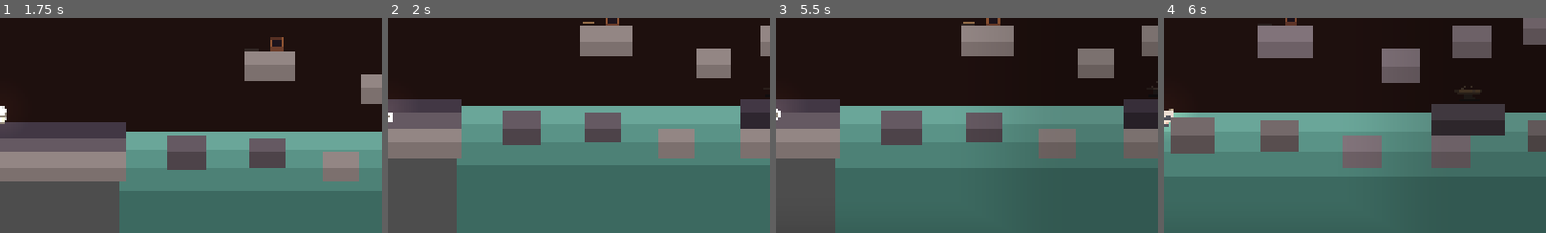
Above: before the commit, frames 1-4 (left to right).
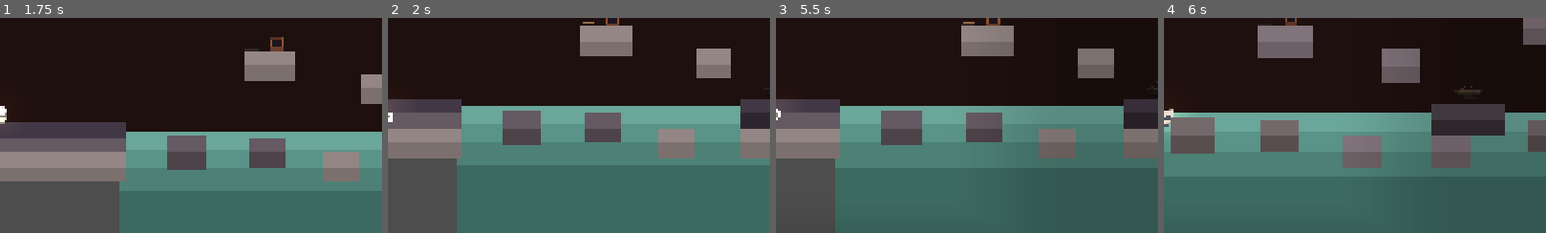
Above: after the commit, the same moments.

Repository: EkaterinaZakharova-13/purgatory-game
Game: Godot game, scene res://Scenes/Levels/main.tscn
Same seed, same stepped clock (60 frames per second), same inputs: the game is played once before the commit and once after it. The engine's default icon, where the game draws it, is replaced by a stand-in: a white triangle on a blue panel in a dark square.
Inputs:
- Up to frame 1 (1.75 s): hold D (right) from 0.53 s (still down); tap S (closer) at 0.6 s; tap Space (jump) at 0.77, 1.52 s; tap Shift (dash) at 1.35 s
- Up to frame 2 (2 s): keep holding D (right)
- Up to frame 3 (5.5 s): release D (right) at 2.03 s; hold A (left) 2.03-4.28 s; tap W (further) at 2.1 s; tap F (orb_platform) at 2.85 s; tap Space (jump) at 3.02, 3.77, 4.52 s; tap R (orb_toggle) at 3.6 s; hold D (right) from 4.28 s (still down); tap S (closer) at 4.35 s; tap Shift (dash) at 5.1 s
- Up to frame 4 (6 s): keep holding D (right); tap W (further) at 5.85 s
The pictures show only the part of the screen within x 50-100%, y 31-81%; the shares and areas given below are measured in that part.

Frame 1 is identical in both runs. In frame 2, 0.4% of the frame differs, in the area x 97-100%, y 3-18%; in frame 3, 0.6%; in frame 4, 1.5%, in the area x 75-86%, y 3-19%.

Commit message:
Toggle Ground7 with OrbCrate3 pressure plate

Diff:
--- a/Scenes/Levels/main.tscn
+++ b/Scenes/Levels/main.tscn
@@ -225,7 +225,7 @@
 position = Vector2(1826.9999, 483.99997)
 scale = Vector2(0.58, 0.58)
 ground_parent_path = NodePath("../../Layer1")
-ground_position = Vector2(1563, 388)
+ground_position = Vector2(1463, 388)
 
 [node name="Ground6SupportPlatform" type="StaticBody2D" parent="LayerManager/Layer3" unique_id=1091602071 groups=["LayerDownLocked"]]
 position = Vector2(1655, 329)
@@ -234,12 +234,13 @@
 position = Vector2(38.999977, 72)
 shape = SubResource("SupportShapeSmall")
 
-[node name="Ground7SupportPlatform" type="StaticBody2D" parent="LayerManager/Layer3" unique_id=2081726196 groups=["LayerDownLocked"]]
+[node name="Ground7SupportPlatform" type="StaticBody2D" parent="LayerManager/Layer3" unique_id=2081726196 groups=["LayerDownLocked", "Ground7ToggleSupport"]]
 position = Vector2(1795, 302)
 
 [node name="CollisionShape2D" type="CollisionShape2D" parent="LayerManager/Layer3/Ground7SupportPlatform" unique_id=743918577]
 position = Vector2(37.999977, 48)
 shape = SubResource("SupportShapeSmall")
+disabled = true
 
 [node name="Ground10LeftSupportPlatform" type="StaticBody2D" parent="LayerManager/Layer3" unique_id=2134492365 groups=["LayerDownLocked"]]
 position = Vector2(1409.2, 302)
@@ -270,7 +271,7 @@
 shape = SubResource("Ground9SupportShape")
 
 [node name="Ground10SupportPlatform" type="StaticBody2D" parent="LayerManager/Layer3" unique_id=1912363485 groups=["Ground10Support", "LayerDownLocked"]]
-position = Vector2(1563, 329)
+position = Vector2(1463, 329)
 
 [node name="CollisionShape2D" type="CollisionShape2D" parent="LayerManager/Layer3/Ground10SupportPlatform" unique_id=1913531953]
 position = Vector2(35.000023, 53)
@@ -490,12 +491,13 @@
 position = Vector2(39.999977, 47)
 shape = SubResource("SupportShapeSmall")
 
-[node name="Ground7SupportPlatform" type="StaticBody2D" parent="LayerManager/Layer2" unique_id=489268753 groups=["LayerDownLocked"]]
+[node name="Ground7SupportPlatform" type="StaticBody2D" parent="LayerManager/Layer2" unique_id=489268753 groups=["LayerDownLocked", "Ground7ToggleSupport"]]
 position = Vector2(1795, 334)
 
 [node name="CollisionShape2D" type="CollisionShape2D" parent="LayerManager/Layer2/Ground7SupportPlatform" unique_id=843349376]
 position = Vector2(37.999977, 46)
 shape = SubResource("SupportShapeSmall")
+disabled = true
 
 [node name="Ground10LeftSupportPlatform" type="StaticBody2D" parent="LayerManager/Layer2" unique_id=2134492363 groups=["LayerDownLocked"]]
 position = Vector2(1409.2, 334)
@@ -526,7 +528,7 @@
 shape = SubResource("Ground9SupportShape")
 
 [node name="Ground10SupportPlatform" type="StaticBody2D" parent="LayerManager/Layer2" unique_id=8577493 groups=["Ground10Support", "LayerDownLocked"]]
-position = Vector2(1563, 361)
+position = Vector2(1463, 361)
 collision_layer = 2
 
 [node name="CollisionShape2D" type="CollisionShape2D" parent="LayerManager/Layer2/Ground10SupportPlatform" unique_id=361985336]
@@ -688,10 +690,12 @@
 
 [node name="Ground7" type="StaticBody2D" parent="LayerManager/Layer1" unique_id=134161656 groups=["LayerDownLocked"]]
 position = Vector2(1795, 366)
+visible = false
 scale = Vector2(1.2000008, 0.5)
 metadata/_edit_group_ = true
 
 [node name="CollisionShape2D" type="CollisionShape2D" parent="LayerManager/Layer1/Ground7" unique_id=1872017181]
+disabled = true
 position = Vector2(32, -32)
 scale = Vector2(16, 2)
 shape = SubResource("RectangleShape2D_rtip2")
@@ -737,6 +741,9 @@
 [node name="Ground10LeftPressurePlate" parent="LayerManager/Layer1" unique_id=2134492368 instance=ExtResource("8_pressure_plate")]
 position = Vector2(1424.2, 334)
 scale = Vector2(0.75, 0.75)
+required_crate_path = NodePath("../../../OrbCrate3")
+controlled_platform_path = NodePath("../../Layer1/Ground7")
+supporting_collision_group = &"Ground7ToggleSupport"
 
 [node name="Ground8" type="StaticBody2D" parent="LayerManager/Layer1" unique_id=2134492358 groups=["LayerDownLocked"]]
 position = Vector2(1935, 339)
--- a/Scripts/pressure_plate.gd
+++ b/Scripts/pressure_plate.gd
@@ -2,19 +2,37 @@
 
 signal pressed
 signal released
+
+@export var required_crate_path: NodePath
+@export var controlled_platform_path: NodePath
+@export var supporting_collision_group: StringName = &""
 
 @onready var plate_top: Polygon2D = $PlateTop
 
 var _occupying_crates: Array[Node2D] = []
 var _is_pressed := false
 var _press_tween: Tween
+var _required_crate: Node2D
+var _controlled_platform: StaticBody2D
 
 func _ready() -> void:
 	body_entered.connect(_on_body_entered)
 	body_exited.connect(_on_body_exited)
+	if not required_crate_path.is_empty():
+		_required_crate = get_node_or_null(required_crate_path) as Node2D
+	if not controlled_platform_path.is_empty():
+		_controlled_platform = get_node_or_null(controlled_platform_path) as StaticBody2D
+		if _controlled_platform != null:
+			_set_controlled_platform_active(false)
+			pressed.connect(_on_controlled_plate_pressed)
+			released.connect(_on_controlled_plate_released)
+		else:
+			push_warning("Pressure plate platform was not found: %s" % controlled_platform_path)
 
 func _on_body_entered(body: Node2D) -> void:
 	if not body.is_in_group("OrbCrates"):
+		return
+	if not required_crate_path.is_empty() and body != _required_crate:
 		return
 	if not _occupying_crates.has(body):
 		_occupying_crates.append(body)
@@ -23,6 +41,25 @@
 func _on_body_exited(body: Node2D) -> void:
 	_occupying_crates.erase(body)
 	_update_pressed_state()
+
+func _on_controlled_plate_pressed() -> void:
+	_set_controlled_platform_active(true)
+
+func _on_controlled_plate_released() -> void:
+	_set_controlled_platform_active(false)
+
+func _set_controlled_platform_active(active: bool) -> void:
+	if _controlled_platform == null:
+		return
+	_controlled_platform.visible = active
+	var platform_shape := _controlled_platform.get_node_or_null("CollisionShape2D") as CollisionShape2D
+	if platform_shape != null:
+		platform_shape.set_deferred("disabled", not active)
+	if supporting_collision_group != &"":
+		for support in get_tree().get_nodes_in_group(supporting_collision_group):
+			var support_shape := support.get_node_or_null("CollisionShape2D") as CollisionShape2D
+			if support_shape != null:
+				support_shape.set_deferred("disabled", not active)
 
 func _update_pressed_state() -> void:
 	for index in range(_occupying_crates.size() - 1, -1, -1):
